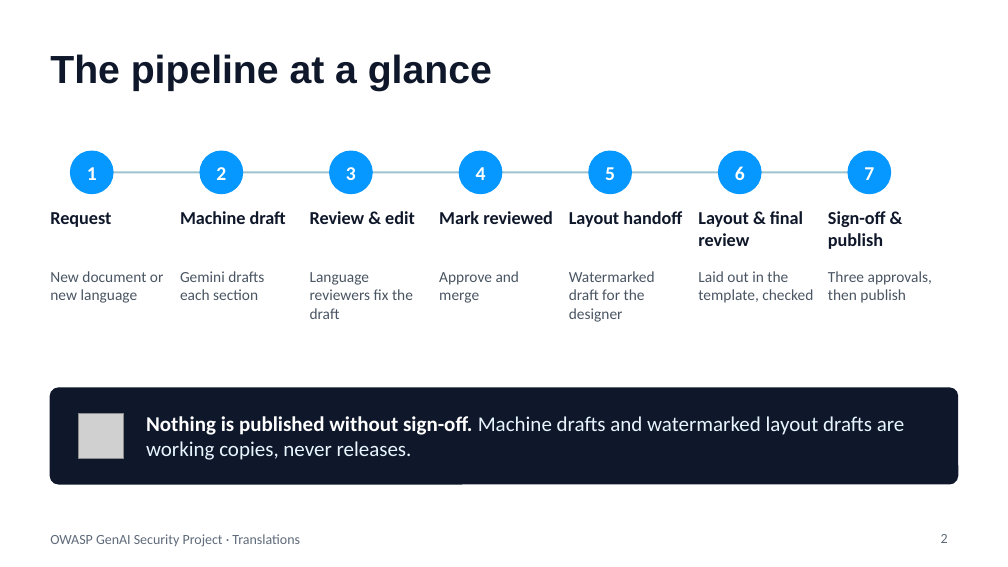
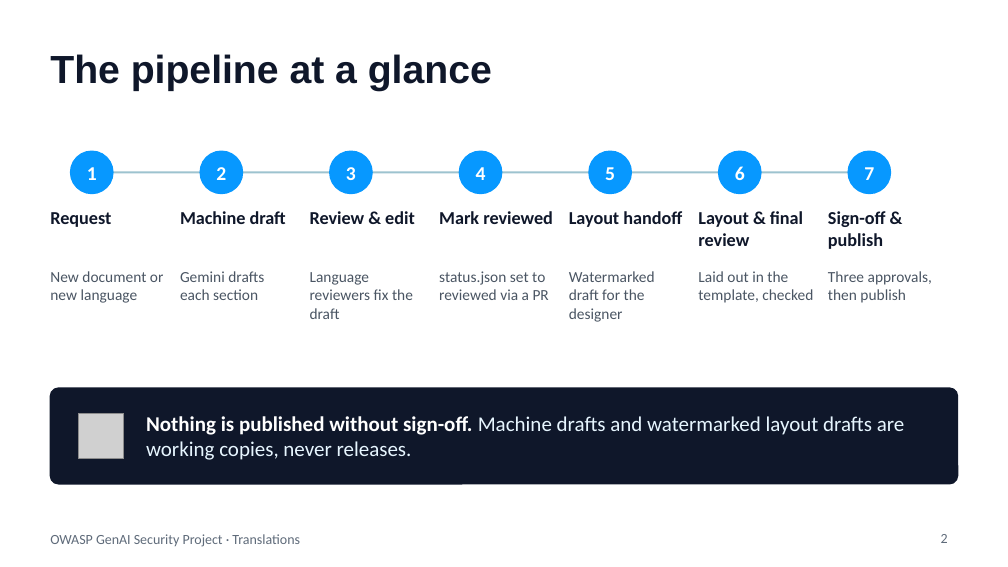
Before and after one commit to GenAI-Security-Project/translations, a slide deck: slide 2 of docs/media/GenAI-Translations-Manager-Overview.pptx. Drawn at 1008x567 pixels with LibreOffice and Linux fonts; fonts in the diff are those of the drawing; grey boxes stand for pictures. Boxes give left, top, right and bottom in pixels: in the first picture for what was removed or moved away, otherwise in the second. Text is boxed around its words. In the diff, an @@ line names an element or a change of style, - is before the commit and + after.

```diff
--- a/docs/media/GenAI-Translations-Manager-Overview.pptx
+++ b/docs/media/GenAI-Translations-Manager-Overview.pptx
@@ text at (439, 271, 549, 300): text changed @@
-Approve and merge
+status.json set to reviewed via a PR
```
Also in this commit, not shown: 2 other slides changed, 1 slide added, 18 other files.
